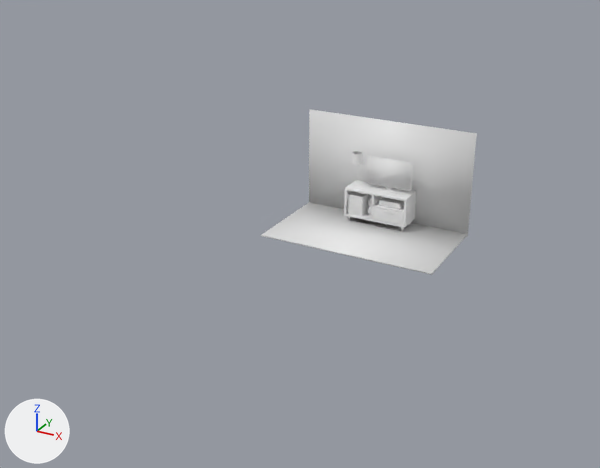
A saved change to the glTF model docs/direcciones-diseno/maquetas-e1/estanteria/luz/escena.glb.
Rendered twice from a camera (50 mm lens) standing at (27.6, -64.1, 29.7) and looking at (0.1, -14.1, 4.7). The axes (+X, +Y, +Z) are drawn at lower left. The lights are the same throughout. The picture after the commit comes second. Where no turn or scale is listed for an object, it has been applied to the vertices. Vertices at exactly the same position are counted once.

Names of what the first picture shows: 'mueble_techo', 'pared', 'suelo', 'tele_cristal' and 13 more.
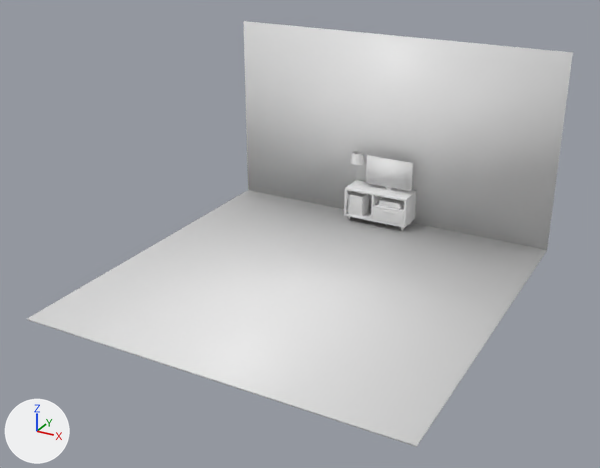
Where the newer file only moved an object's origin or applied its transform, the numbers keep the older frame.

What the commit changed:
me_pared is used by ob_pared; location (0.0, 0.0, 0.0).
me_pared had 8 vertices, 12 faces and spanned x -8.0..8.0, y 2.5..2.6, z -0.2..9.2.
me_pared now has 8 vertices, 12 faces and spans x -15.0..15.0, y -0.1..0.1, z -8.5..8.5.
me_pared part 1: the whole mesh is scaled about its middle by (1.88, 1, 1.79), then moved by (0.0, -2.5, -4.5).
me_suelo is used by ob_suelo; location (0.0, 0.0, 0.0).
me_suelo had 8 vertices, 12 faces and spanned x -8.0..8.0, y -6.5..2.5, z -0.1..0.0.
me_suelo now has 8 vertices, 12 faces and spans x -15.0..15.0, y -15.0..15.0, z -0.1..0.1.
me_suelo part 2: the whole mesh is scaled about its middle by (1.88, 3.33, 1), then moved by (0.0, 2.0, 0.1).
Object 'pared' (ob_pared) moves from (0.0, 0.0, 0.0) to (0.0, 2.55, 8.25).
Object 'suelo' (ob_suelo) moves from (0.0, 0.0, 0.0) to (0.0, -12.5, -0.05).

Pixel boxes [x1, y1, x2, y2] of what changed, in the pictures (600 x 468 px):
'suelo', moved, rescaled (150% wider, 249% taller)
    before: [261, 202, 468, 275]
    after: [27, 190, 547, 447]
'pared', moved, rescaled (95% wider, 81% taller)
    before: [309, 109, 477, 237]
    after: [244, 21, 573, 253]
